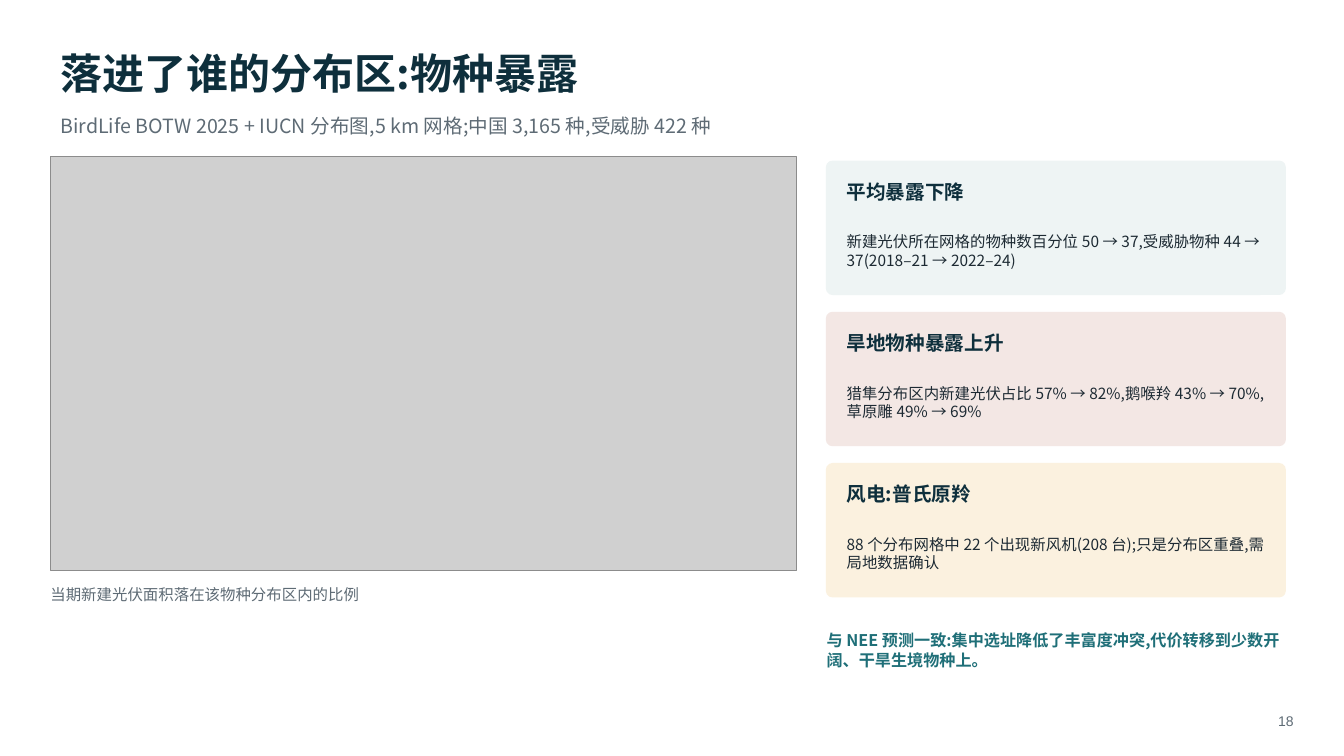
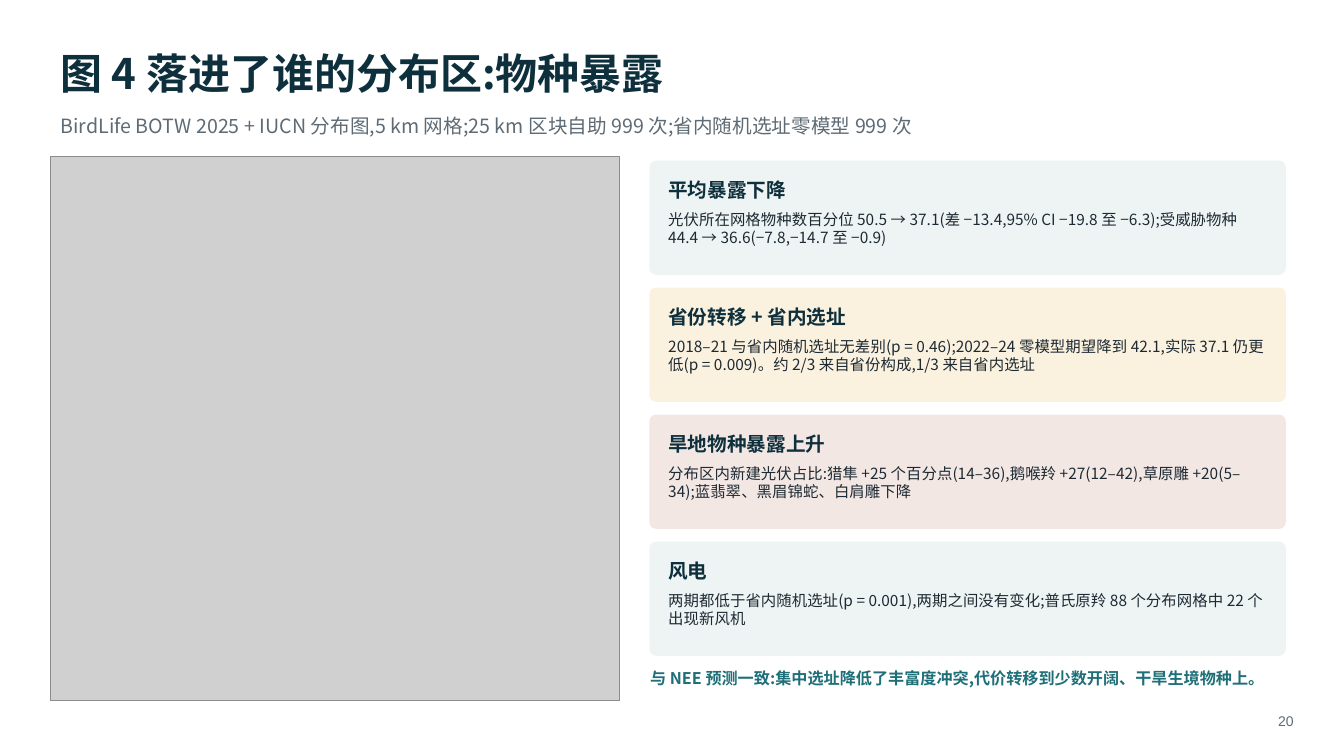
Before and after one commit to dingchenchen6/renewables-biodiversity-rs, a slide deck: slide 20 of RS_Renewables_Biodiversity_Workflow.pptx (slide 18 before the commit). Drawn at 1344x756 pixels with LibreOffice and Linux fonts; fonts in the diff are those of the drawing; grey boxes stand for pictures. Boxes give left, top, right and bottom in pixels: in the first picture for what was removed or moved away, otherwise in the second. Text is boxed around its words. In the diff, an @@ line names an element or a change of style, - is before the commit and + after.

Commit message:
docs: v0.4 page and deck with audit table and corrected statistics
Adds the audit section, embeds Figures 1-5, corrects forest-turbine estimate,
pilot inference (Holm, HonestDiD), exposure CIs and null model, bird WCB results,
occupancy subsample sensitivity, and the study-site denominator (7,109).

```diff
--- a/RS_Renewables_Biodiversity_Workflow.pptx
+++ b/RS_Renewables_Biodiversity_Workflow.pptx
@@ text at (60,53,664,93): text changed @@
-落进了谁的分布区:物种暴露
+图 4 落进了谁的分布区:物种暴露
@@ text at (60,116,912,137): text changed @@
-BirdLife BOTW 2025 + IUCN 分布图,5 km 网格;中国 3,165 种,受威胁 422 种
+BirdLife BOTW 2025 + IUCN 分布图,5 km 网格;25 km 区块自助 999 次;省内随机选址零模型 999 次
@@ picture: place and size @@
-picture at (50,156,797,571)
+picture at (50,156,620,701)
@@ rounded rectangle: place and size @@
-rounded rectangle at (827,161,1286,294)
+rounded rectangle at (650,161,1286,274)
@@ rounded rectangle at (650,161,1286,274): proportions changed @@
@@ text "平均暴露下降": place and size @@
-text "平均暴露下降" at (847,182,965,201)
+text "平均暴露下降" at (668,180,786,199)
@@ text at (668,212,1237,246): text changed @@
-新建光伏所在网格的物种数百分位 50 → 37,受威胁物种 44 → 37(2018–21 → 2022–24)
+光伏所在网格物种数百分位 50.5 → 37.1(差 −13.4,95% CI −19.8 至 −6.3);受威胁物种 44.4 → 36.6(−7.8,−14.7 至 −0.9)
@@ text "光伏所在网格物种数百分位 50.5 → 37.1(差 −13.4,95% ..." at (668,212,1237,246): vertical alignment middle to top @@
@@ rounded rectangle added at (650,288,1286,401), fill #FBF1DF, outline #FBF1DF 1 pt @@
@@ text added at (668,307,845,326), 14 pt, text #0E2F3C, bold @@
+省份转移 + 省内选址
@@ text added at (668,339,1264,374), 11 pt, text #1D2A33 @@
+2018–21 与省内随机选址无差别(p = 0.46);2022–24 零模型期望降到 42.1,实际 37.1 仍更低(p = 0.009)。约 2/3 来自省份构成,1/3 来自省内选址
@@ text removed at (847,386,1265,418) @@
-猎隼分布区内新建光伏占比 57% → 82%,鹅喉羚 43% → 70%,草原雕 49% → 69%
@@ rounded rectangle at (650,415,1286,528): proportions changed @@
@@ rounded rectangle: place and size @@
-rounded rectangle at (827,313,1286,446)
+rounded rectangle at (650,415,1286,528)
@@ text "旱地物种暴露上升": place and size @@
-text "旱地物种暴露上升" at (847,333,1004,352)
+text "旱地物种暴露上升" at (668,434,825,453)
@@ text added at (668,466,1241,500), 11 pt, text #1D2A33 @@
+分布区内新建光伏占比:猎隼 +25 个百分点(14–36),鹅喉羚 +27(12–42),草原雕 +20(5–34);蓝翡翠、黑眉锦蛇、白肩雕下降
@@ rounded rectangle removed at (827,464,1286,597) @@
@@ text removed at (847,537,1264,570) @@
-88 个分布网格中 22 个出现新风机(208 台);只是分布区重叠,需局地数据确认
@@ rounded rectangle added at (650,542,1286,655), fill #EEF4F4, outline #EEF4F4 1 pt @@
@@ text at (668,561,707,580): text changed @@
-风电:普氏原羚
+风电
@@ text removed at (50,587,359,601) @@
-当期新建光伏面积落在该物种分布区内的比例
@@ text added at (668,593,1262,625), 11 pt, text #1D2A33 @@
+两期都低于省内随机选址(p = 0.001),两期之间没有变化;普氏原羚 88 个分布网格中 22 个出现新风机
@@ text "与 NEE 预测一致:集中选址降低了丰富度冲突,代价转移到少数开阔、干旱生境物种上。" rewrapped from (827,632,1280,668) to (650,670,1265,688) @@
@@ text at (1278,716,1294,726): text changed @@
-18
+20
```
Also in this commit, not shown: 9 other slides changed, 3 slides added, 1 slide removed, 4 other files.
